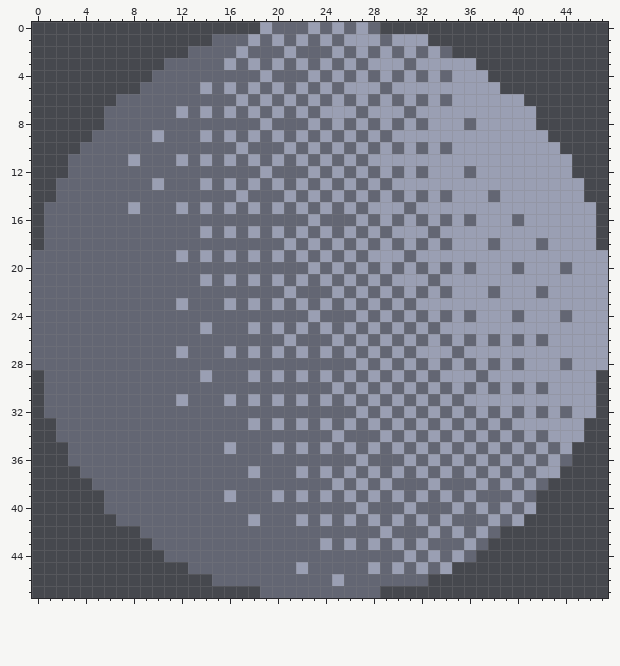
A pixel-art file gets an edit: art/planets/medium.ase. Above is the file before it was changed.
48x48 pixels, 1 frame.
After:
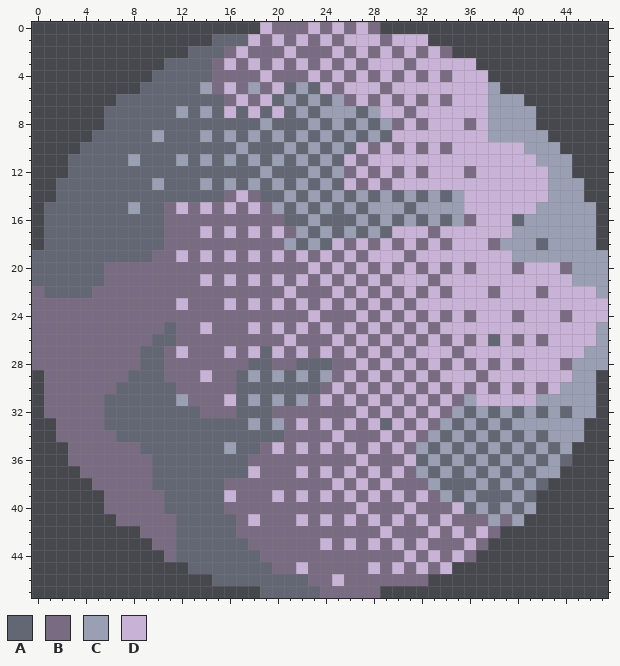
Palette (. is transparent): A #636673  B #796c82  C #9a9fb3  D #c8b2d6
Message: Add tints to the medium planet.
The exact change:
layer "tint" added
layer "Layer 1" removed
Changed rows in their new state; - is an unchanged pixel.
Layer "tint":
first column x 0:
 0 -------------------DBBBDBDBDB-------------------
 1 ------------------DBDBDBDBDDDBDDD---------------
 2 ----------------BDBBBDBBBDBDBDBDBDB-------------
 3 ---------------BDBDBDBDBDBDBDDDBDDDDD-----------
 4 ---------------BBBBDBBBDBDBDBDBDBDBDDD----------
 5 ---------------BDB-BD---DBDDDBDDDDDDDD----------
 6 ----------------BDBD------BDBDBDBDBDDD----------
 7 ----------------D-D-D--------DDBDDDDDD----------
 8 ------------------------------BDBDDDBD----------
 9 ------------------------------DDDDDDDD----------
10 ---------------------------DBDBDBDBDDDDDD-------
11 --------------------------DBDDDDDDDDDDDDDD------
12 --------------------------BDBDBDBDDDBDDDDDD-----
13 --------------------------DBDBDDDDDDDDDDDDD-----
14 ----------------BDB-----------------DDDDDDD-----
15 -----------BDBDBDBDB----------------DDDDDD------
16 -----------BBBBBBBBBB---------------BDDD--------
17 -----------BBBDBDBDBDB--------DDDBDDDDDD--------
18 -----------BBBBBBBBBB----DBDBDBDBDBDDDB---------
19 ----------BBDBDBDBDBDBDBDBDBDDDBDDDDDDDD--------
20 ------BBBBBBBBBBBBBBBBBDBDBDBDBDBDBDBDDDBDDDB---
21 ------BBBBBBBBDBDBDBDBDBDBDBDBDDDBDDDDDDDDDDD---
22 B----BBBBBBBBBBBBBBBBDBBBDBDBDBDBDBDDDBDDDBDDDD-
23 BBBBBBBBBBBBDBBBDBDBDBDBDBDBDBDBDDDDDDDDDDDDDDDD
24 BBBBBBBBBBBBBBBBBBBBBBBDBBBDBDBDBDBDBDDDBDDDBDDD
25 BBBBBBBBBBB-BBDBBBDBDBDBDBDBDBDBDBDDDDDDDDDDDDD-
26 BBBBBBBBBB--BBBBBBBBBDBBBDBDBDBDBDBDBD-DBDBDDDD-
27 BBBBBBBBB--BDBBBDBD-DBDBDBDBDBDBDDDBDDDDDDDDDD--
28 BBBBBBBBB--BBBBBBB--BB---BBDBDBDBDBDBDBDBDDDB---
29 -BBBBBBB---BBBDBB--------BDBDBDBDBDDDBDDDDDDD---
30 -BBBBBB-----BBBBB-------BDBDBDBDBDBDBDBDBDBD----
31 -BBBBB-------BBBD------BDBDBDBDBDBDB-DDDDD------
32 -BBBBB--------BBB---BBBBBBBDBDBDBDB-------------
33 --BBBB---------------BDBDBDBD-DBDB--------------
34 --BBBBB--------------BBBBDBBBDBDB---------------
35 ---BBBBBB----------BDBDBDBDBDBDB----------------
36 ---BBBBBBB--------BBBBBBBBBDBBBD----------------
37 ----BBBBBB--------DBBBDBDBDBDBDB----------------
38 -----BBBBB------BBBBBBBBBDBDBDBBB---------------
39 ------BBBBB-----DBBBDBDBDBDBDBDBDB--------------
40 ------BBBBB-----BBBBBBBBBBBDBBBDBBBD------------
41 -------BBBBB-----BDBBBDBDBDBDBDBDBDBBB-B--------
42 ---------BBB-----BBBBBBBBBBBBDBBBDBDBDB---------
43 ----------BB------BBBBBBDBDBDBDBDBBBDB----------
44 -----------B-------BBBBBBBBBBBBDBDBDB-----------
45 --------------------BBDBBBBBDBDBDBD-------------
46 -----------------------BBDBBBBBBB---------------
47 ------------------------BBBBB-------------------
Where, in picture pixels (left, top, right, bottom), the same in both pictures:
changed: (32, 22, 608, 598)
